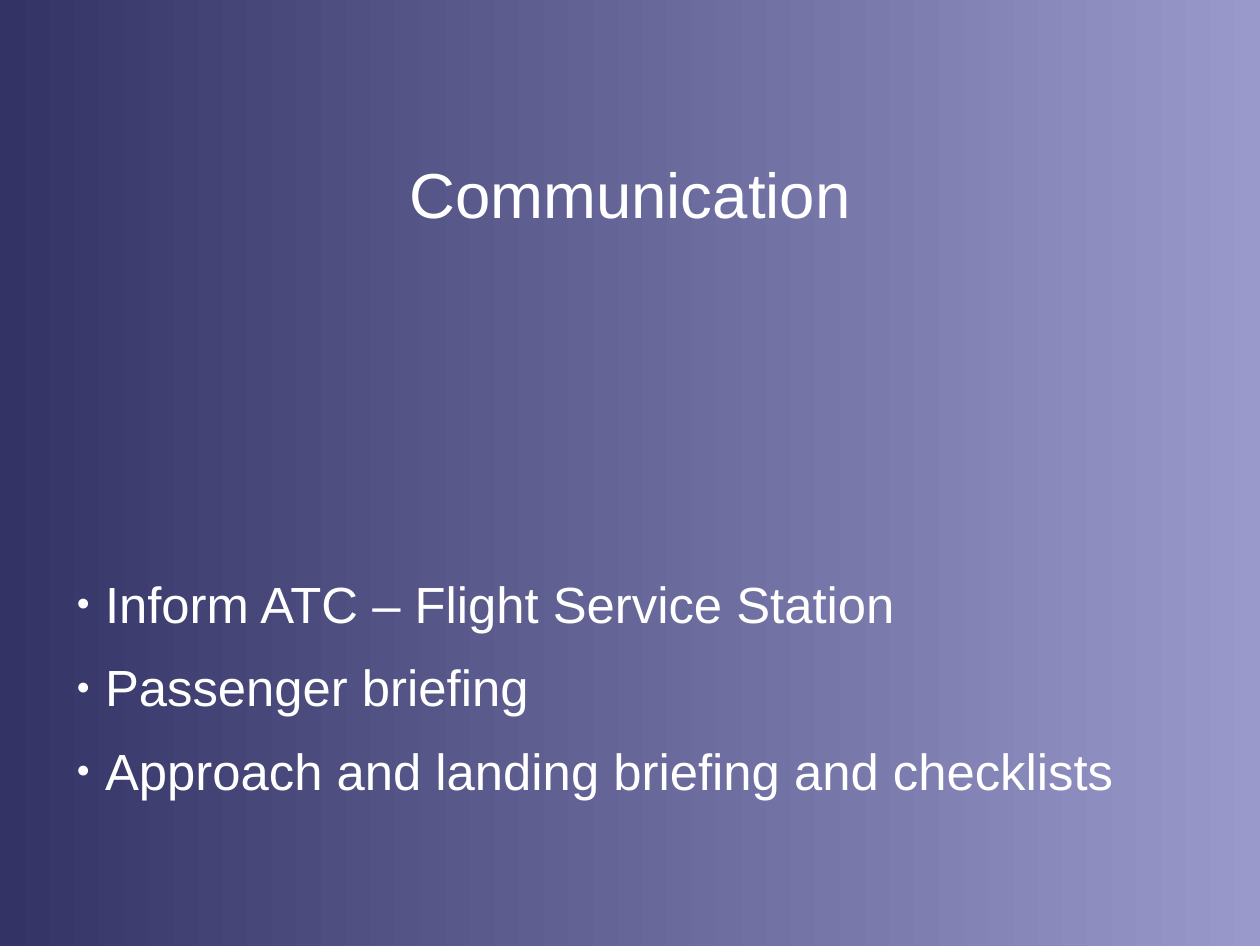
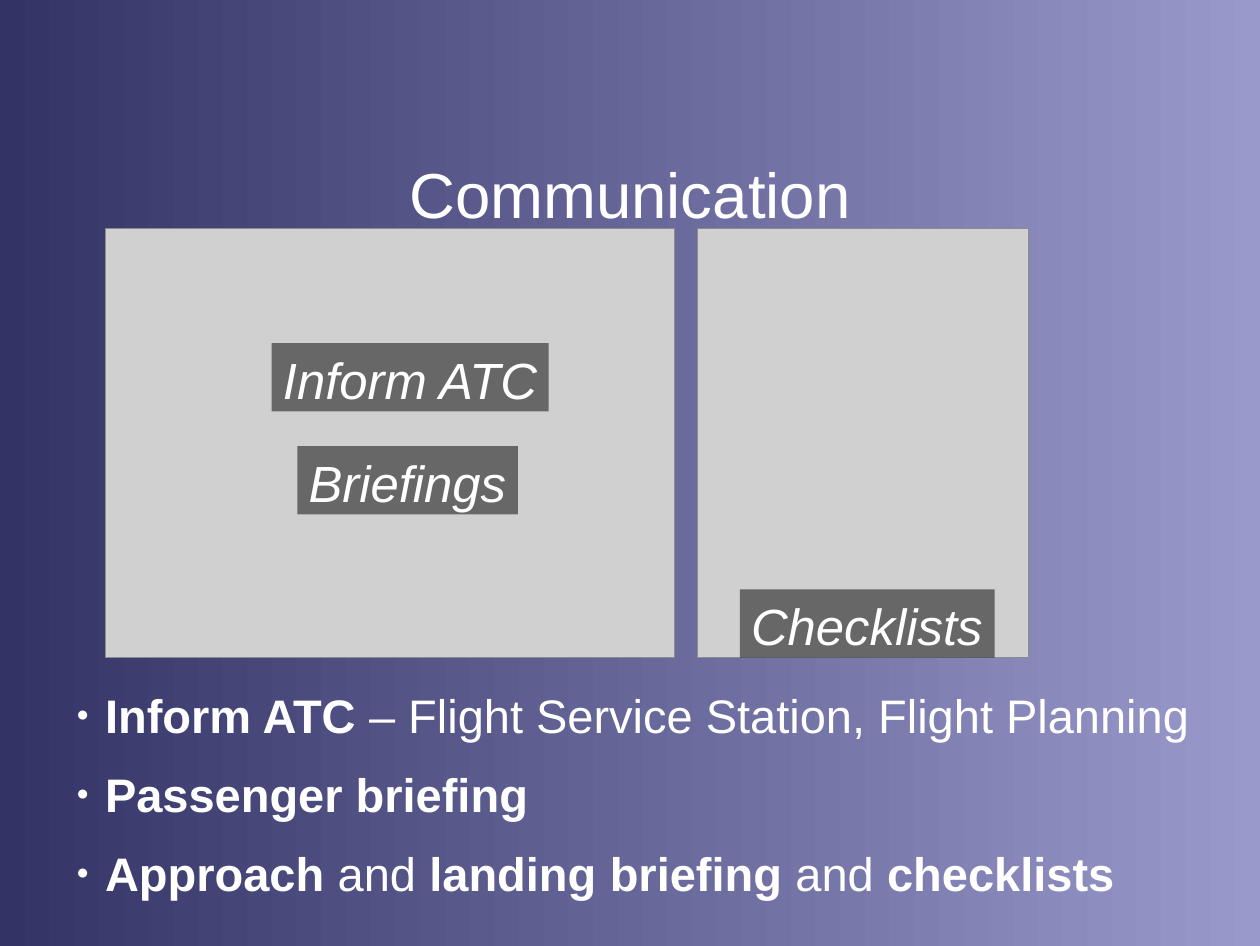
Before and after one commit to stephanheinemann/flight, a slide deck: slide 9 of FI/PrecautionaryLanding/PrecautionaryLanding.odp (slide 8 before the commit). Drawn at 1260x946 pixels with LibreOffice and Linux fonts; fonts in the diff are those of the drawing; grey boxes stand for pictures; background and template pictures are left out. Boxes give left, top, right and bottom in pixels: in the first picture for what was removed or moved away, otherwise in the second. Text is boxed around its words. In the diff, an @@ line names an element or a change of style, - is before the commit and + after.

```diff
--- a/FI/PrecautionaryLanding/PrecautionaryLanding.odp
+++ b/FI/PrecautionaryLanding/PrecautionaryLanding.odp
@@ picture added at box(105, 229, 675, 657) @@
@@ picture added at box(697, 229, 1029, 657) @@
@@ rectangle added at box(272, 343, 549, 412), fill #000000 at 50% opacity, 32 pt, text #FFFFFF, italic @@
+Inform ATC
@@ rectangle added at box(297, 446, 518, 515), fill #000000 at 50% opacity, 32 pt, text #FFFFFF, italic @@
+Briefings
@@ rectangle added at box(740, 589, 995, 657), fill #000000 at 50% opacity, 32 pt, text #FFFFFF, italic @@
+Checklists
@@ text "Inform ATC – Flight Service ...": place and size @@
-text "Inform ATC – Flight Service ..." at box(105, 586, 1113, 800)
+text "Inform ATC – Flight Service ..." at box(105, 699, 1189, 900)
@@ text at box(105, 699, 1189, 742): text changed; size 32 to 29.6 pt @@
-● Inform ATC – Flight Service Station
+● Inform ATC – Flight Service Station, Flight Planning
@@ text at box(105, 778, 1114, 900): size 32 to 29.6 pt in "Passenger briefing", "Approach and landing briefing and checklists"; bold on in "Passenger briefing", "Approach landing briefing checklists" @@
```
Also in this commit, not shown: 5 other slides changed, 2 slides added, 2 slides removed, 3 other files.
